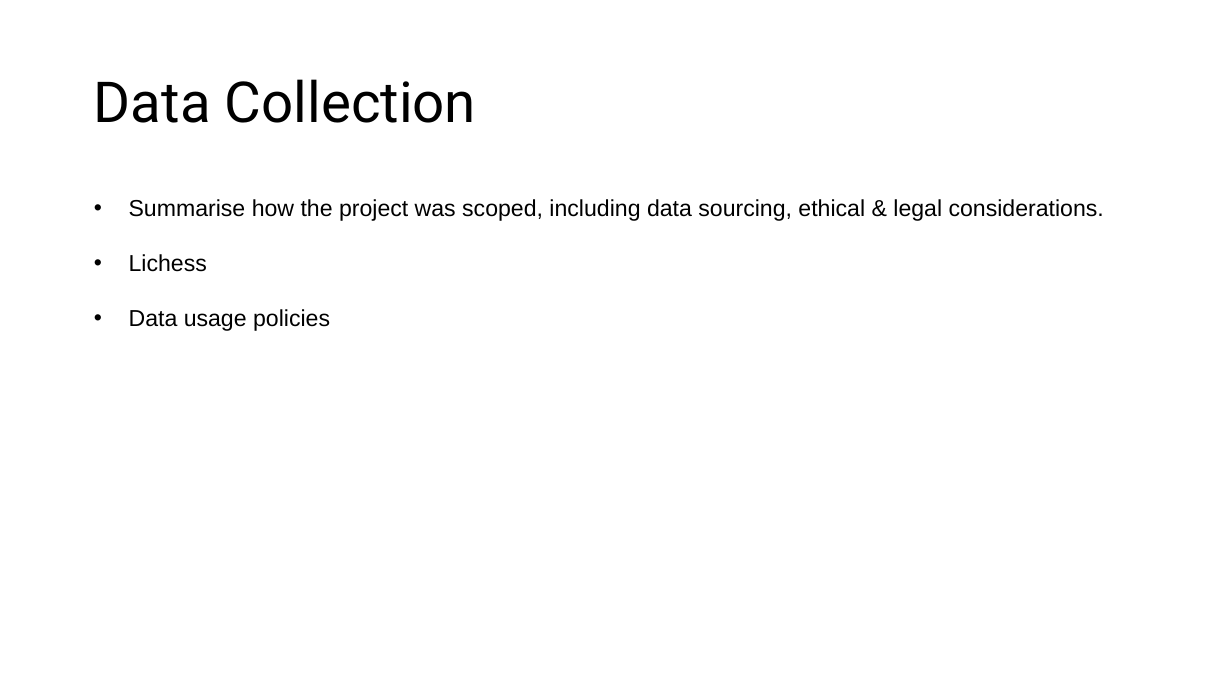
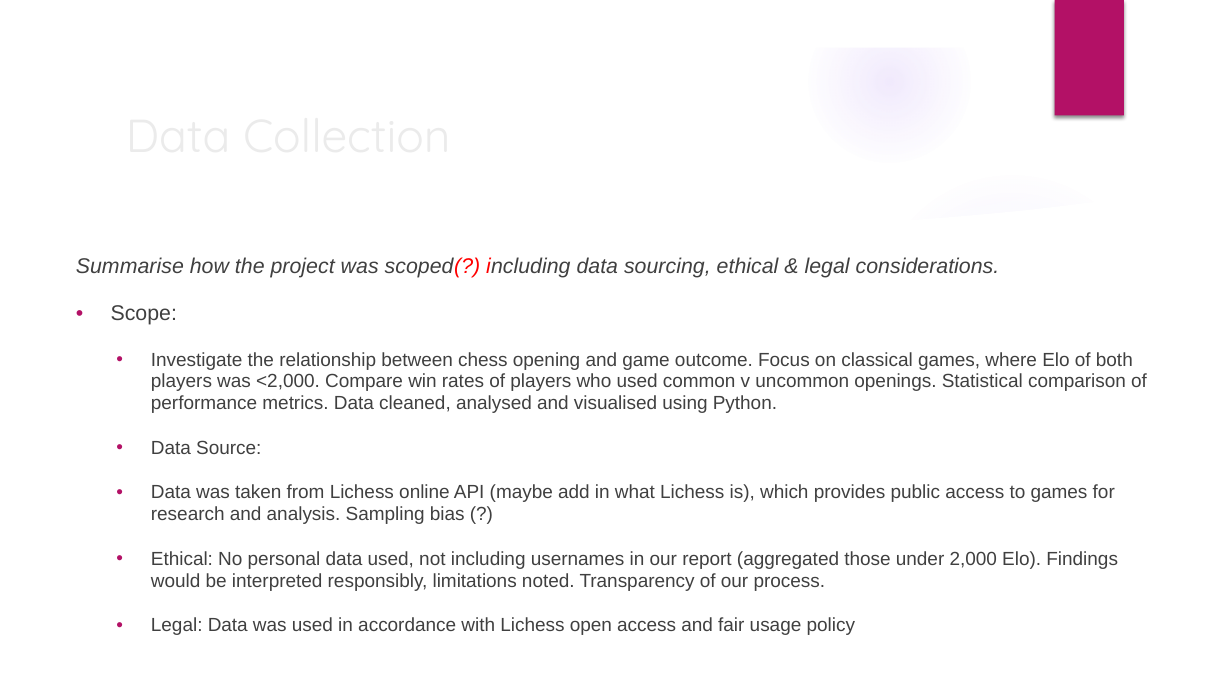
Before and after one commit to jmurphy172/group4_project, a slide deck: slide 6 of project_docs/Presentation Draft.pptx. Drawn at 1232x693 pixels with LibreOffice and Linux fonts; fonts in the diff are those of the drawing; background and template pictures are left out. Boxes give left, top, right and bottom in pixels: in the first picture for what was removed or moved away, otherwise in the second. Text is boxed around its words. In the diff, an @@ line names an element or a change of style, - is before the commit and + after.

Commit message:
Added report file

```diff
--- a/project_docs/Presentation Draft.pptx
+++ b/project_docs/Presentation Draft.pptx
@@ group added at [0, 0, 1232, 693]: 4 ellipses, 3 freeform shapes @@
@@ rectangle added at [1055, 0, 1124, 116], fill #B31166 @@
@@ title "Data Collection": place and size @@
-title "Data Collection" at [94, 79, 476, 123]
+title "Data Collection" at [577, 257, 619, 273]
@@ title "Data Collection" at [577, 257, 619, 273]: size 44 to 36 pt, font Roboto to Quicksand, text colour #000000 to #EBEBEB; line spacing 0.9 to 1 @@
@@ text at [76, 257, 1147, 635]: text changed; size 18 to 14.8 pt; text colour #000000 to #404040 @@
-• Summarise how the project was scoped, including data sourcing, ethical & legal considerations.
-• Lichess
-• Data usage policies
+Summarise how the project was scoped(?) including data sourcing, ethical & legal considerations.
+• Scope:
+  • Investigate the relationship between chess opening and game outcome. Focus on classical games, where Elo of both players was <2,000. Compare win rates of players who used common v uncommon openings. Statistical comparison of performance metrics. Data cleaned, analysed and visualised using Python.
+  • Data Source:
+  • Data was taken from Lichess online API (maybe add in what Lichess is), which provides public access to games for research and analysis. Sampling bias (?)
+  • Ethical: No personal data used, not including usernames in our report (aggregated those under 2,000 Elo). Findings would be interpreted responsibly, limitations noted. Transparency of our process.
+  • Legal: Data was used in accordance with Lichess open access and fair usage policy
```
Also in this commit, not shown: 14 other slides changed, 1 slide added, 1 other file.
